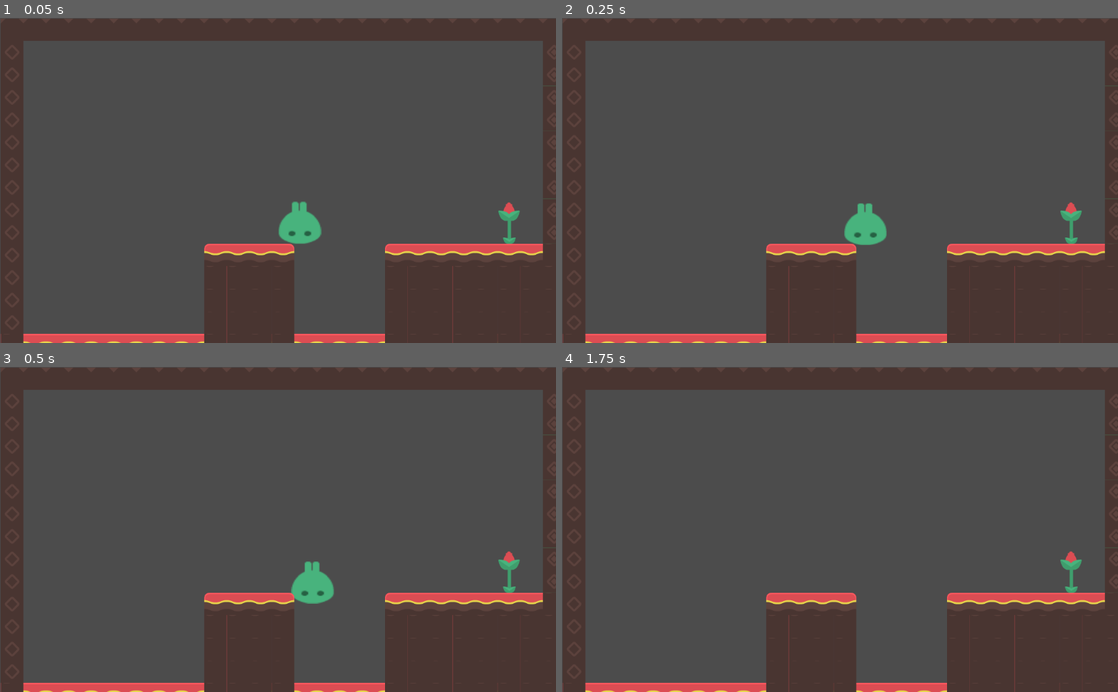
Above: before the commit, frames 1-4 (two rows, left to right).
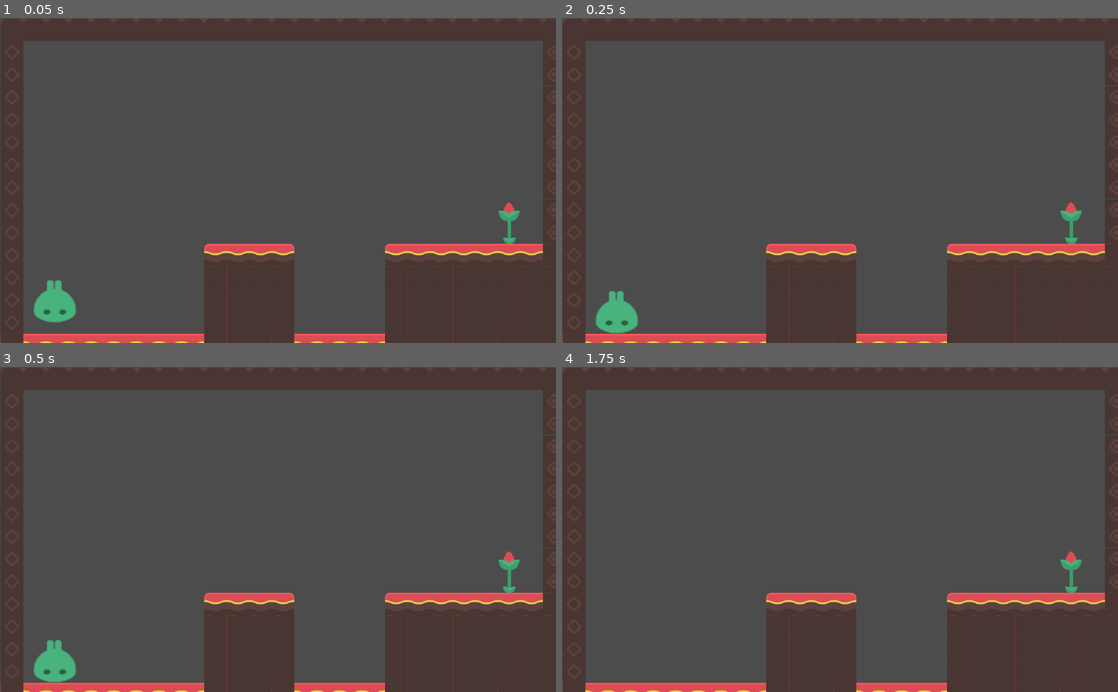
Above: after the commit, the same moments.

Repository: onsetsu/GameJam6
Game: Godot game, scene res://Scenes/MainLevel.tscn
Same seed, same stepped clock (60 frames per second), same inputs: the game is played once before the commit and once after it.
Inputs:
- Up to frame 1 (0.05 s): no input
- Up to frame 2 (0.25 s): no input
- Up to frame 3 (0.5 s): no input
- Up to frame 4 (1.75 s): tap Enter (perform_action) at 0.5, 1.35 s; hold D (dig) 0.53-1.28 s; hold Right (right) from 0.53 s (still down); tap Space (jump) at 0.77, 1.52 s

The runs differ from the first frame. In frame 1, 1.4% of the frame differs, in the area x 6-58%, y 56-94%; in frame 2, 1.4%; in frame 3, 1.4%; in frame 4, nothing differs.

Commit message:
Blob correct

Diff:
--- a/GameOneButton/Scenes/Level1.tscn
+++ b/GameOneButton/Scenes/Level1.tscn
@@ -1,7 +1,8 @@
-[gd_scene load_steps=16 format=2]
+[gd_scene load_steps=17 format=2]
 
 [ext_resource path="res://Sprites/abstract-platformer-370-assets/Tilesheet/tilesheet_complete.png" type="Texture" id=1]
-[ext_resource path="res://Scripts/Level1.gd" type="Script" id=2]
+[ext_resource path="res://Sprites/OneButtonSprites/tiles/above.png" type="Texture" id=2]
+[ext_resource path="res://Scripts/Level1.gd" type="Script" id=3]
 
 [sub_resource type="ConvexPolygonShape2D" id=1]
 points = PoolVector2Array( 0, 0, 64, 0, 64, 64, 0, 64 )
@@ -15,31 +16,31 @@
 [sub_resource type="ConvexPolygonShape2D" id=4]
 points = PoolVector2Array( 0, 0, 64, 0, 64, 64, 0, 64 )
 
+[sub_resource type="ConvexPolygonShape2D" id=5]
+points = PoolVector2Array( 0, 0, 128, 0, 128, 64, 0, 64 )
+
+[sub_resource type="ConvexPolygonShape2D" id=6]
+points = PoolVector2Array( 0, 0, 64, 0, 64, 64, 0, 64 )
+
+[sub_resource type="ConvexPolygonShape2D" id=7]
+points = PoolVector2Array( 0, 64, 64, 0, 128, 64, 128, 96, 0, 96 )
+
+[sub_resource type="ConvexPolygonShape2D" id=8]
+points = PoolVector2Array( 0, 0, 64, 0, 64, 64, 0, 64 )
+
+[sub_resource type="ConvexPolygonShape2D" id=9]
+points = PoolVector2Array( 0, 0, 64, 0, 64, 64, 0, 64 )
+
+[sub_resource type="ConvexPolygonShape2D" id=10]
+points = PoolVector2Array( 0, 0, 64, 0, 64, 64, 0, 64 )
+
+[sub_resource type="ConvexPolygonShape2D" id=11]
+points = PoolVector2Array( 0, 0, 64, 0, 64, 64, 0, 64 )
+
 [sub_resource type="ConvexPolygonShape2D" id=12]
-points = PoolVector2Array( 0, 0, 128, 0, 128, 64, 0, 64 )
-
-[sub_resource type="ConvexPolygonShape2D" id=13]
-points = PoolVector2Array( 0, 0, 64, 0, 64, 64, 0, 64 )
-
-[sub_resource type="ConvexPolygonShape2D" id=5]
-points = PoolVector2Array( 0, 64, 64, 0, 128, 64, 128, 96, 0, 96 )
-
-[sub_resource type="ConvexPolygonShape2D" id=6]
-points = PoolVector2Array( 0, 0, 64, 0, 64, 64, 0, 64 )
-
-[sub_resource type="ConvexPolygonShape2D" id=7]
-points = PoolVector2Array( 0, 0, 64, 0, 64, 64, 0, 64 )
-
-[sub_resource type="ConvexPolygonShape2D" id=8]
-points = PoolVector2Array( 0, 0, 64, 0, 64, 64, 0, 64 )
-
-[sub_resource type="ConvexPolygonShape2D" id=9]
-points = PoolVector2Array( 0, 0, 64, 0, 64, 64, 0, 64 )
-
-[sub_resource type="ConvexPolygonShape2D" id=10]
-points = PoolVector2Array( 0, 0, 64, 0, 64, 64, 0, 64 )
-
-[sub_resource type="TileSet" id=11]
+points = PoolVector2Array( 0, 0, 64, 0, 64, 64, 0, 64 )
+
+[sub_resource type="TileSet" id=13]
 4/name = "tilesheet_complete.png 4"
 4/texture = ExtResource( 1 )
 4/tex_offset = Vector2( 0, 0 )
@@ -252,11 +253,37 @@
 17/navigation_offset = Vector2( 0, 0 )
 17/shapes = [  ]
 17/z_index = 0
+18/name = "tilesheet_complete.png 18"
+18/texture = ExtResource( 1 )
+18/tex_offset = Vector2( 0, 0 )
+18/modulate = Color( 1, 1, 1, 1 )
+18/region = Rect2( 64, 1088, 32, 32 )
+18/tile_mode = 2
+18/autotile/icon_coordinate = Vector2( 0, 0 )
+18/autotile/tile_size = Vector2( 32, 32 )
+18/autotile/spacing = 0
+18/autotile/occluder_map = [  ]
+18/autotile/navpoly_map = [  ]
+18/autotile/z_index_map = [  ]
+18/occluder_offset = Vector2( 0, 0 )
+18/navigation_offset = Vector2( 0, 0 )
+18/shapes = [  ]
+18/z_index = 0
+19/name = "above.png 19"
+19/texture = ExtResource( 2 )
+19/tex_offset = Vector2( 0, 0 )
+19/modulate = Color( 1, 1, 1, 1 )
+19/region = Rect2( 0, 0, 64, 64 )
+19/tile_mode = 0
+19/occluder_offset = Vector2( 0, 0 )
+19/navigation_offset = Vector2( 0, 0 )
+19/shapes = [  ]
+19/z_index = 0
 
 [node name="TileMap1" type="TileMap"]
 position = Vector2( 1.48128, 0.740631 )
 scale = Vector2( 0.65, 0.65 )
-tile_set = SubResource( 11 )
+tile_set = SubResource( 13 )
 format = 1
 tile_data = PoolIntArray( 0, 13, 0, 1, 13, 0, 2, 13, 0, 3, 13, 0, 4, 13, 0, 5, 13, 0, 6, 13, 0, 7, 13, 0, 8, 13, 0, 9,  …(941 unchanged characters)…
-script = ExtResource( 2 )
+script = ExtResource( 3 )
--- a/GameOneButton/Scenes/Level3.tscn
+++ b/GameOneButton/Scenes/Level3.tscn
@@ -258,5 +258,8 @@
 scale = Vector2( 0.65, 0.65 )
 tile_set = SubResource( 13 )
 format = 1
-tile_data = PoolIntArray( 0, 13, 0, 1, 13, 0, 2, 13, 0, 3, 13, 0, 4, 13, 0, 5, 13, 0, 6, 13, 0, 7, 13, 0, 8, 13, 0, 9, 13, 0, 10, 13, 0, 11, 13, 0, 12, 13, 0, 13, 13, 0, 14, 13, 0, 15, 13, 0, 16, 13, 0, 17, 13, 0, 18, 13, 0, 19, 13, 0, 20, 13, 0, 21, 13, 0, 22, 13, 0, 23, 13, 0, 24, 13, 0, 65536, 10, 0, 65558, 14, 0, 65560, 11, 0, 131072, 10, 0, 131096, 11, 0, 196608, 10, 0, 196621, 15, 0, 196622, 17, 0, 196623, 17, 0, 196624, 17, 0, 196625, 17, 0, 196626, 17, 0, 196627, 17, 0, 196628, 17, 0, 196629, 17, 0, 196630, 17, 0, 196631, 17, 0, 196632, 11, 0, 262144, 10, 0, 262168, 11, 0, 32768 …(977 unchanged characters)…
+tile_data = PoolIntArray( 0, 9, 0, 1, 13, 0, 2, 13, 0, 3, 13, 0, 4, 13, 0, 5, 13, 0, 6, 13, 0, 7, 13, 0, 8, 13, 0, 9, 13, 0, 10, 13, 0, 11, 13, 0, 12, 13, 0, 13, 13, 0, 14, 13, 0, 15, 13, 0, 16, 13, 0, 17, 13, 0, 18, 13, 0, 19, 13, 0, 20, 13, 0, 21, 13, 0, 22, 13, 0, 23, 13, 0, 24, 13, 0, 65536, 10, 0, 65558, 14, 0, 65560, 11, 0, 131072, 10, 0, 131096, 11, 0, 196608, 10, 0, 196621, 15, 0, 196622, 17, 0, 196623, 17, 0, 196624, 17, 0, 196625, 17, 0, 196626, 17, 0, 196627, 17, 0, 196628, 17, 0, 196629, 17, 0, 196630, 17, 0, 196631, 17, 0, 196632, 9, 0, 262144, 10, 0, 262168, 11, 0, 32768 …(977 unchanged characters)…
 script = ExtResource( 2 )
+__meta__ = {
+"_edit_group_": true
+}
--- a/GameOneButton/Scenes/MainLevel.tscn
+++ b/GameOneButton/Scenes/MainLevel.tscn
@@ -15,5 +15,6 @@
 [node name="Level1" parent="." instance=ExtResource( 3 )]
 
 [node name="Player" parent="." instance=ExtResource( 4 )]
+position = Vector2( 100.639, 520.58 )
 
 [node name="Level2" parent="." instance=ExtResource( 5 )]
Not shown: 8 places in GameOneButton/Scenes/Level1.tscn that only renumber resources
Binary file removed: GameOneButton/Sprites/abstract-platformer-370-assets/Tilesheet/tilesExtended.png
Not shown, changed: GameOneButton/.DS_Store
Not shown, changed: GameOneButton/Sprites/.DS_Store
Not shown, changed: GameOneButton/Sprites/OneButtonSprites/.DS_Store
Not shown, changed: GameOneButton/Sprites/abstract-platformer-370-assets/.DS_Store
